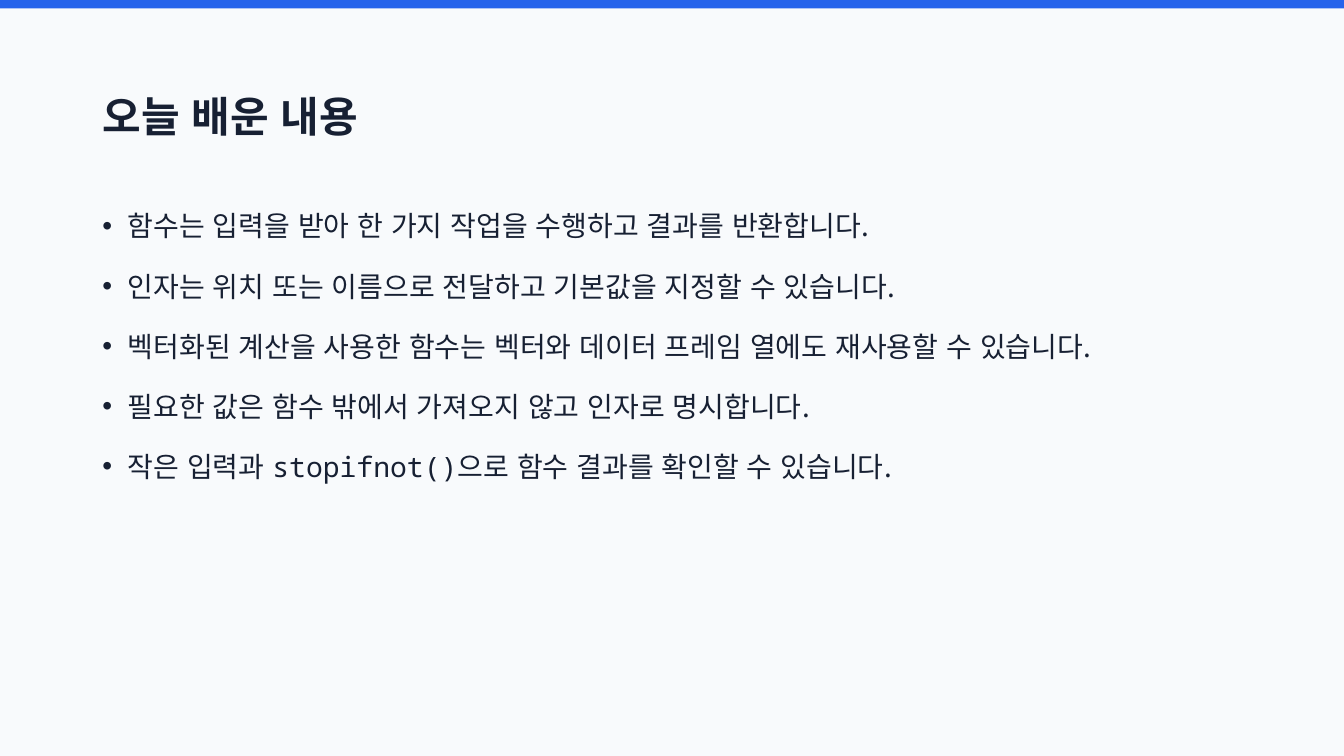
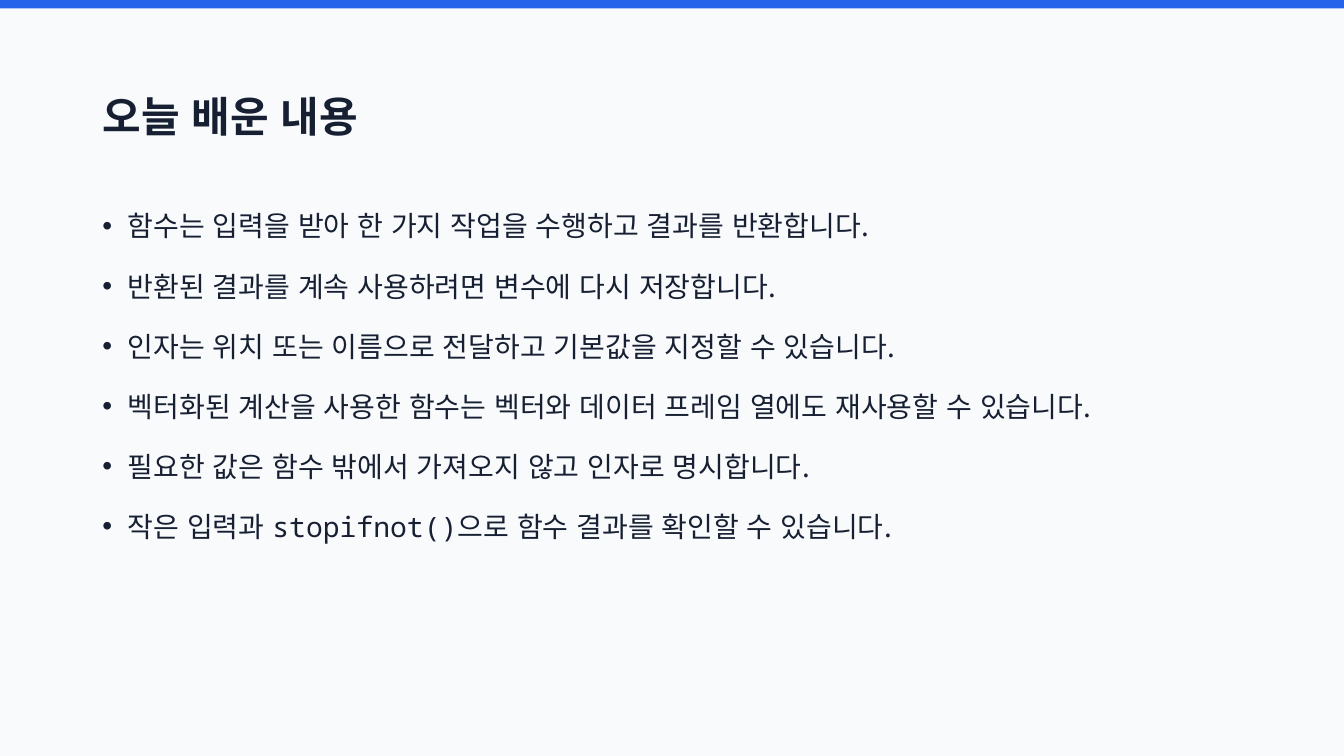
Before and after one commit to joonion/r-programming-basic, a slide deck: slide 47 of slides/09_functions.pptx (slide 45 before the commit). Drawn at 1344x756 pixels with LibreOffice and Linux fonts; fonts in the diff are those of the drawing. Boxes give left, top, right and bottom in pixels: in the first picture for what was removed or moved away, otherwise in the second. Text is boxed around its words. In the diff, an @@ line names an element or a change of style, - is before the commit and + after.

```diff
--- a/slides/09_functions.pptx
+++ b/slides/09_functions.pptx
@@ text at [128,273,776,300]: paragraph added @@
+• 반환된 결과를 계속 사용하려면 변수에 다시 저장합니다.
```
Also in this commit, not shown: 1 other slide changed, 2 slides added, 19 other files.
